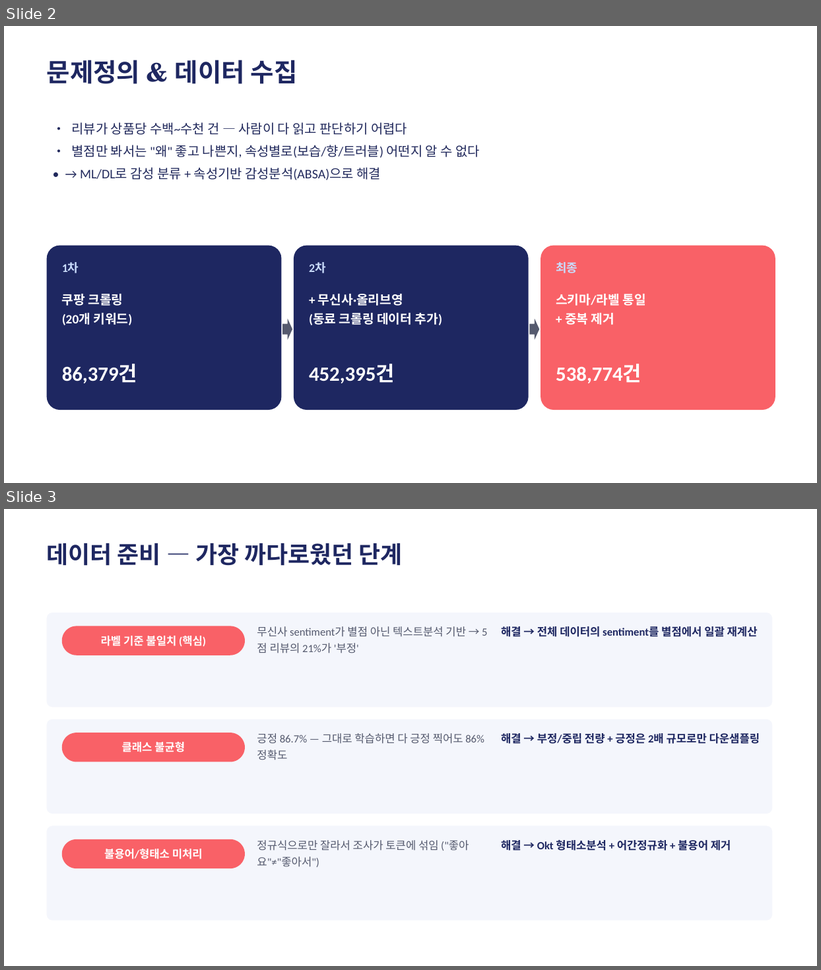
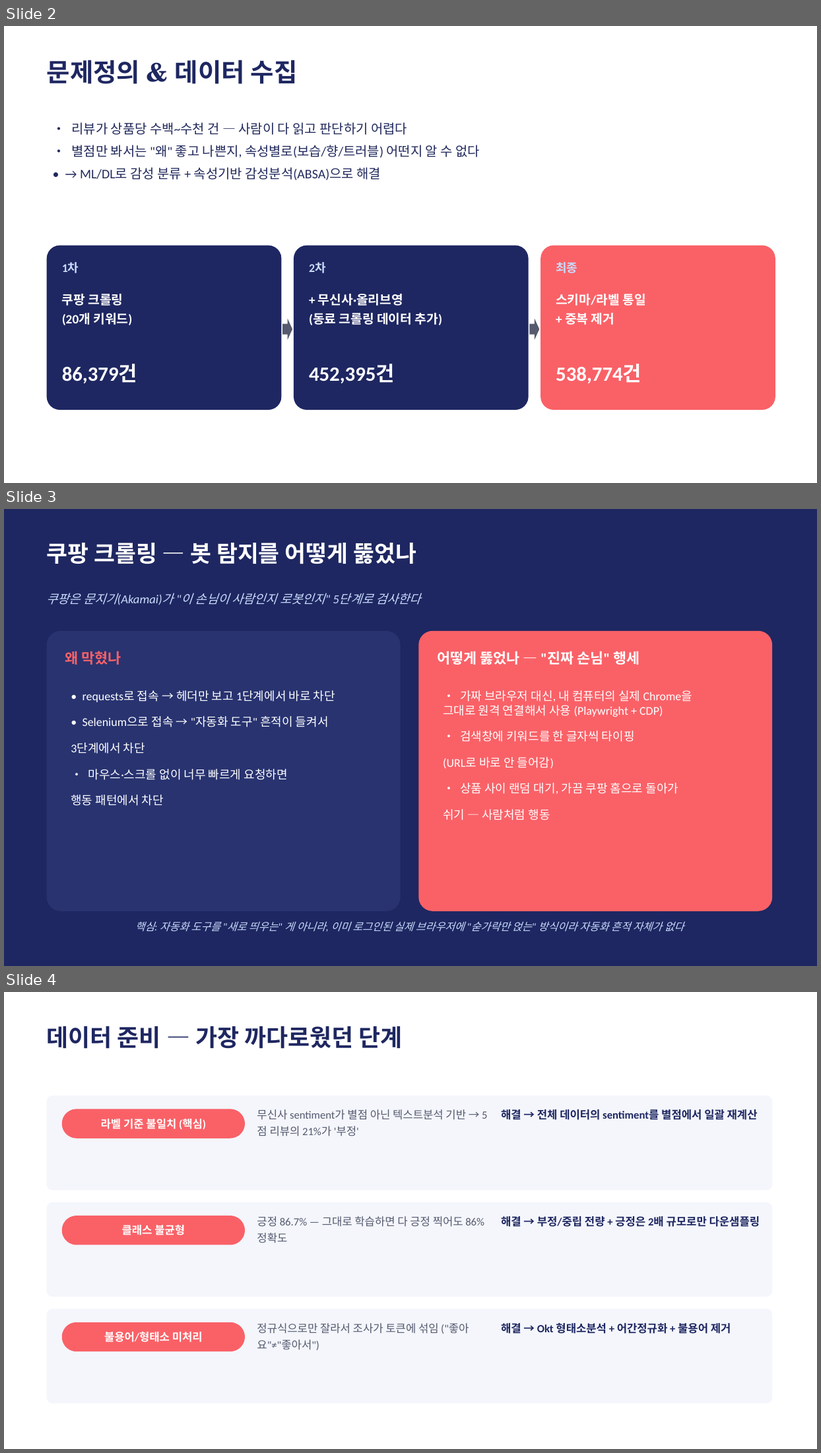
Before and after one commit to dong29482757-beep/shopping-review-crawler, a slide deck: BeautyScope_발표.pptx. Shown one above the other, each under a label of ours: slides 2 and 3 before the commit, slides 2, 3 and 4 after it. The pictures are 821x970 and 821x1453 pixels, drawn with LibreOffice and Linux fonts; fonts in the diff are those of the drawing. Boxes give left, top, right and bottom in pixels: in the first picture for what was removed or moved away, otherwise in the second. Text is boxed around its words. In the diff, an @@ line names an element or a change of style, - is before the commit and + after.

```diff
--- a/BeautyScope_발표.pptx
+++ b/BeautyScope_발표.pptx
@@ slide 3 added at (4,509,817,966), background #FFFFFF @@
@@ rectangle added at (4,509,817,966), fill #1E2761 @@
@@ text added at (47,543,416,564), 27 pt, text #FFFFFF, bold @@
+쿠팡 크롤링 — 봇 탐지를 어떻게 뚫었나
@@ text added at (47,593,422,605), 14.5 pt, text #CADCFC, italic @@
+쿠팡은 문지기(Akamai)가 "이 손님이 사람인지 로봇인지" 5단계로 검사한다
@@ rounded rectangle added at (47,631,401,912), fill #283370 @@
@@ rounded rectangle added at (418,631,773,912), fill #F96167 @@
@@ text added at (65,651,121,665), 17 pt, text #F96167, bold @@
+왜 막혔나
@@ text added at (437,651,640,665), 17 pt, text #FFFFFF, bold @@
+어떻게 뚫었나 — "진짜 손님" 행세
@@ text added at (71,691,335,806), 14 pt, text #FFFFFF @@
+• requests로 접속 → 헤더만 보고 1단계에서 바로 차단
+• Selenium으로 접속 → "자동화 도구" 흔적이 들켜서
+3단계에서 차단
+• 마우스·스크롤 없이 너무 빠르게 요청하면
+행동 패턴에서 차단
@@ text added at (443,691,692,821), 14 pt, text #FFFFFF @@
+• 가짜 브라우저 대신, 내 컴퓨터의 실제 Chrome을
+그대로 원격 연결해서 사용 (Playwright + CDP)
+• 검색창에 키워드를 한 글자씩 타이핑
+(URL로 바로 안 들어감)
+• 상품 사이 랜덤 대기, 가끔 쿠팡 홈으로 돌아가
+쉬기 — 사람처럼 행동
@@ text added at (135,921,684,932), 12.5 pt, text #CADCFC, italic @@
+핵심: 자동화 도구를 "새로 띄우는" 게 아니라, 이미 로그인된 실제 브라우저에 "숟가락만 얹는" 방식이라 자동화 흔적 자체가 없다
@@ what was slide 3 is now slide 4 @@
```
Also in this commit, not shown: 2 other files.
